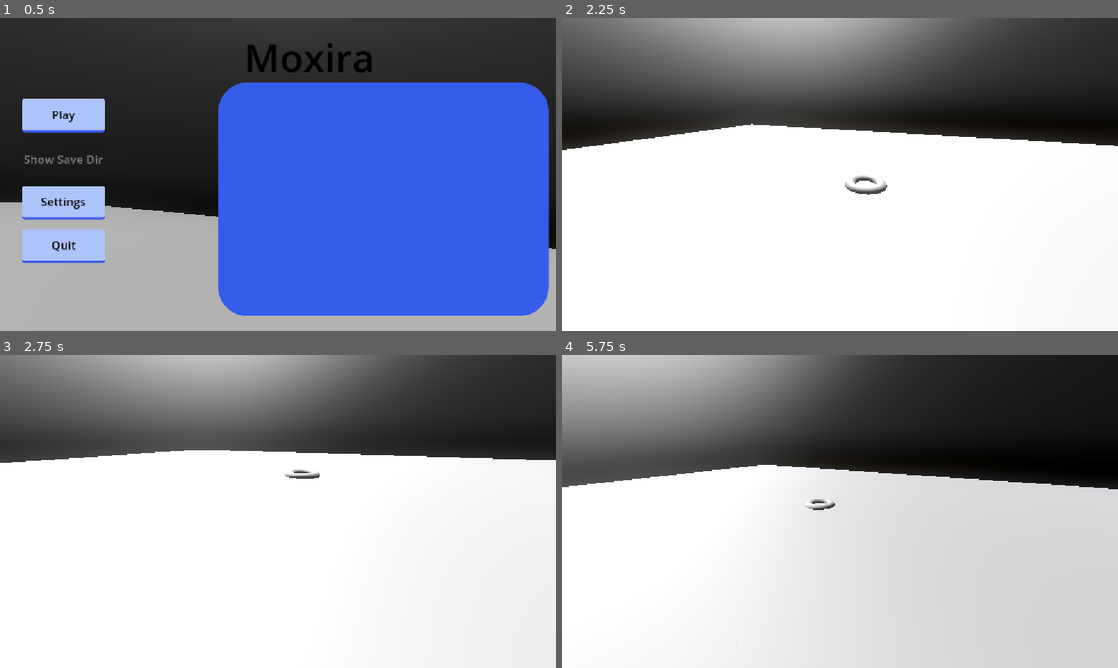
Above: before the commit, frames 1-4 (two rows, left to right).
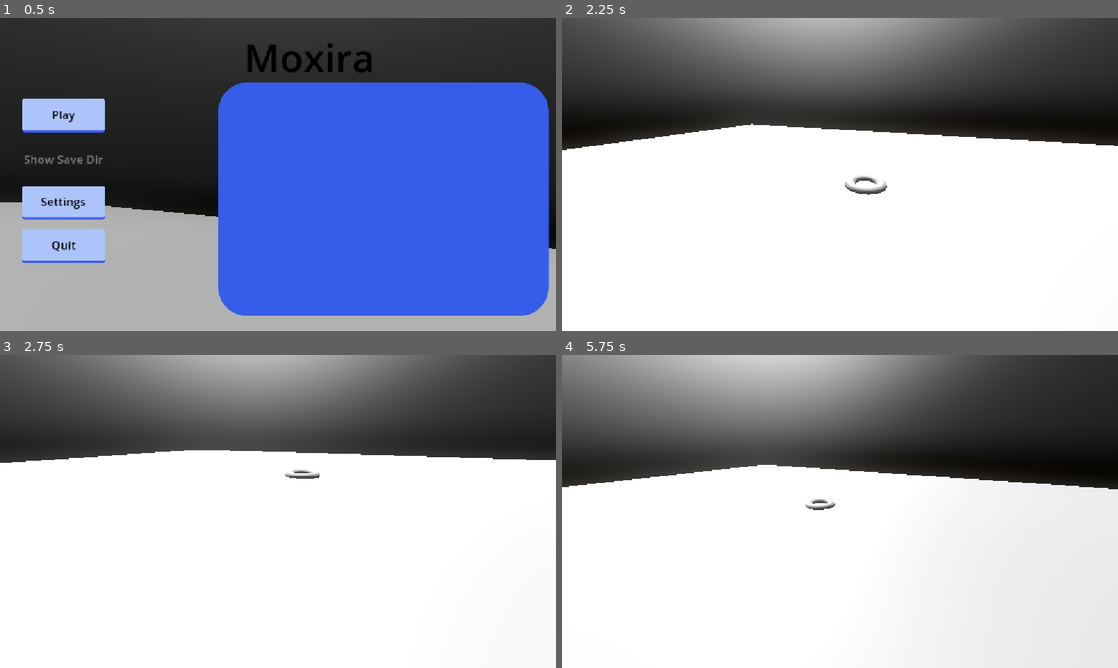
Above: after the commit, the same moments.

Repository: xi-self13/MoxiDev
Game: Godot game, scene res://UI/mainMenu.tscn
Two runs of this game, one before a commit and one after it. Both use one fixed random seed, a clock stepped at 60 frames per second and the inputs below. Sound files missing from this copy of the repository are replaced by a short silence.
Inputs (mouse positions are in pixels of both pictures, inside the frame that each line leads up to):
- Up to frame 1 (0.5 s): no input
- Up to frame 2 (2.25 s): click "Play" at 0.5 s; tap Enter at 1.25 s; move the mouse to (867, 174) at 1.27 s; hold D (right) 1.28-2.03 s; hold Ctrl (crouch) 1.28-2.03 s; tap Space (jump) at 1.52 s; move the mouse to (812, 174) at 2.02 s; hold S (back) from 2.03 s (still down); tap W (fowards) at 2.1 s
- Up to frame 3 (2.75 s): keep holding S (back); tap Space (jump) at 2.27 s
- Up to frame 4 (5.75 s): move the mouse to (851, 505) at 2.77 s; release S (back) at 2.78 s; hold Shift (sprint) 2.78-3.53 s; hold D (right) 2.78-4.28 s; move the mouse to (834, 517) at 3.52 s; tap F (temporary_controls.dev.flashlight) at 3.6 s; tap Space (jump) at 3.77, 4.52, 5.27 s; move the mouse to (878, 514) at 4.27 s; hold Ctrl (crouch) 4.28-5.03 s; hold A (left) from 4.28 s (still down); move the mouse to (795, 508) at 5.02 s; tap W (fowards) at 5.1 s

Frame 1 is identical in both runs. In frame 2, 3.0% of the frame differs, in the area x 0-59%, y 0-56%; in frame 3, 7.7%; in frame 4, 40%, in the area x 0-91%, y 0-100%.

Commit message:
A few changes.

Diff:
--- a/Globals/time.gd
+++ b/Globals/time.gd
@@ -1,5 +1,4 @@
 extends Node
-class_name TimeManager
 # note to Freewave, set this as a global as my editor (Xogot) cannot perform this action due to payment.
 # - XiLy
 @export_category("Sun Properties")
@@ -22,6 +21,7 @@
 	#var sun_rot = int(sun_node.rotation)
 
 func start_day_night(timespeed : float):
+	if !sun_node: return
 	var m = 0.0
 	m += (timespeed + seconds)
 	sun_node.rotation += Vector3(1,7,2) / m * (timespeed * 2)
@@ -30,6 +30,7 @@
 	return v
 
 func _process(_delta: float) -> void:
-	var r = start_day_night(1000)
+	var r = start_day_night(500)
 	var l = %Times
-	l.text = str(r)
+	if l and r:
+		l.text = str(r)
--- a/OtherScenes/sandbox.tscn
+++ b/OtherScenes/sandbox.tscn
@@ -38,6 +38,9 @@
 size = Vector3(12.565, 1.71631, 11.6957)
 
 [sub_resource type="TorusMesh" id="TorusMesh_xtyrc"]
+
+[sub_resource type="PhysicsMaterial" id="PhysicsMaterial_341mu"]
+bounce = 0.08
 
 [sub_resource type="SphereMesh" id="SphereMesh_341mu"]
 
@@ -106,6 +109,7 @@
 
 [node name="RigidBody3D" type="RigidBody3D" parent="."]
 transform = Transform3D(1, 0, 0, 0, 1, 0, 0, 0, 1, -17.8539, 2.50968, 0)
+physics_material_override = SubResource("PhysicsMaterial_341mu")
 
 [node name="SphereMesh" type="MeshInstance3D" parent="RigidBody3D"]
 mesh = SubResource("SphereMesh_341mu")
--- a/project.godot
+++ b/project.godot
@@ -22,6 +22,8 @@
 [autoload]
 
 GameManager="*res://Globals/game_manager.gd"
+TimeManager="*res://Globals/time.gd"
+PlayerDeathManager="*res://Globals/player_death_mang.gd"
 
 [display]
 
Not shown: 1 places in OtherScenes/sandbox.tscn that only renumber resources
